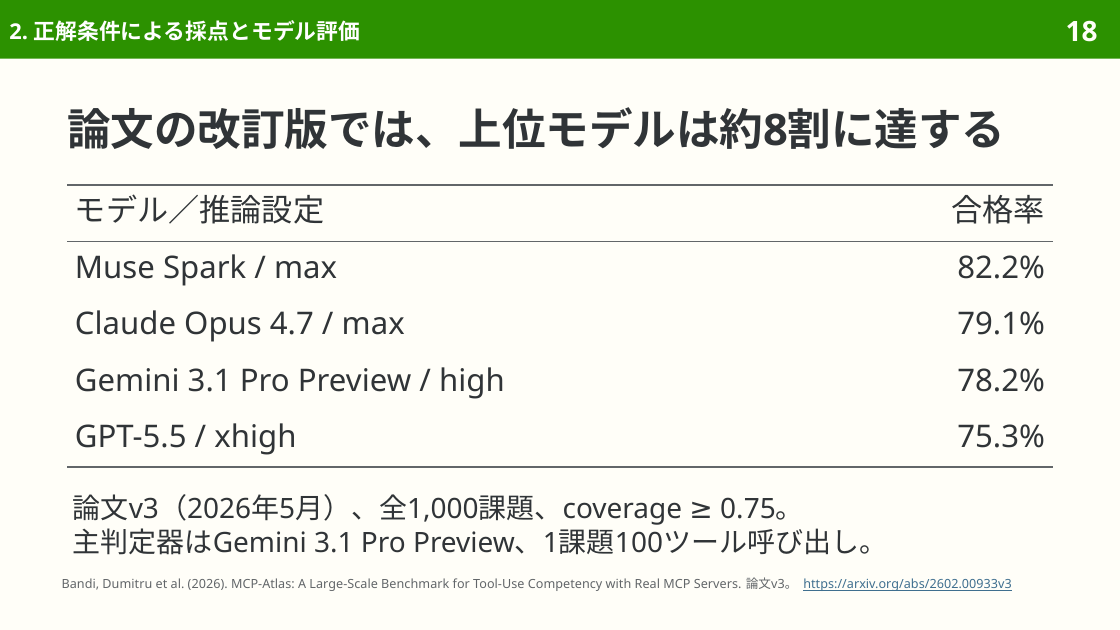
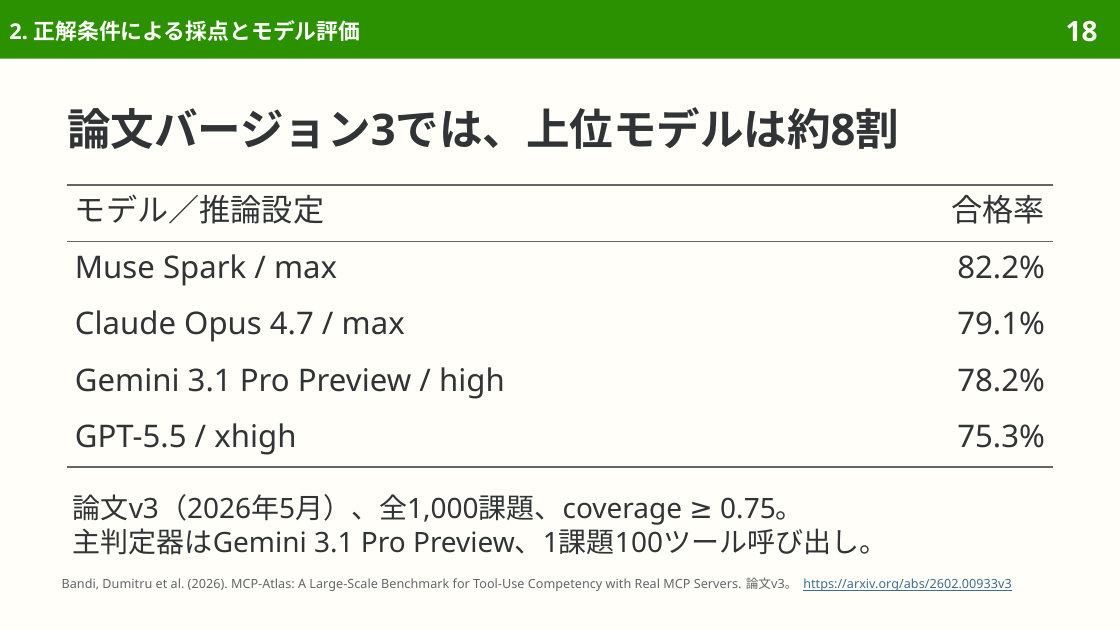
Before and after one commit to sasakiy84/datasets-in-10-minutes, a slide deck: slide 18 of slides/datasets-in-10-minutes-mcp-atlas.pptx. Drawn at 1120x630 pixels with LibreOffice and Linux fonts; fonts in the diff are those of the drawing. Boxes give left, top, right and bottom in pixels: in the first picture for what was removed or moved away, otherwise in the second. Text is boxed around its words. In the diff, an @@ line names an element or a change of style, - is before the commit and + after.

```diff
--- a/slides/datasets-in-10-minutes-mcp-atlas.pptx
+++ b/slides/datasets-in-10-minutes-mcp-atlas.pptx
@@ title at (x1=67, y1=107, x2=899, y2=149): text changed @@
-論文の改訂版では、上位モデルは約8割に達する
+論文バージョン3では、上位モデルは約8割
```
Also in this commit, not shown: 7 other slides changed, 4 other files.
